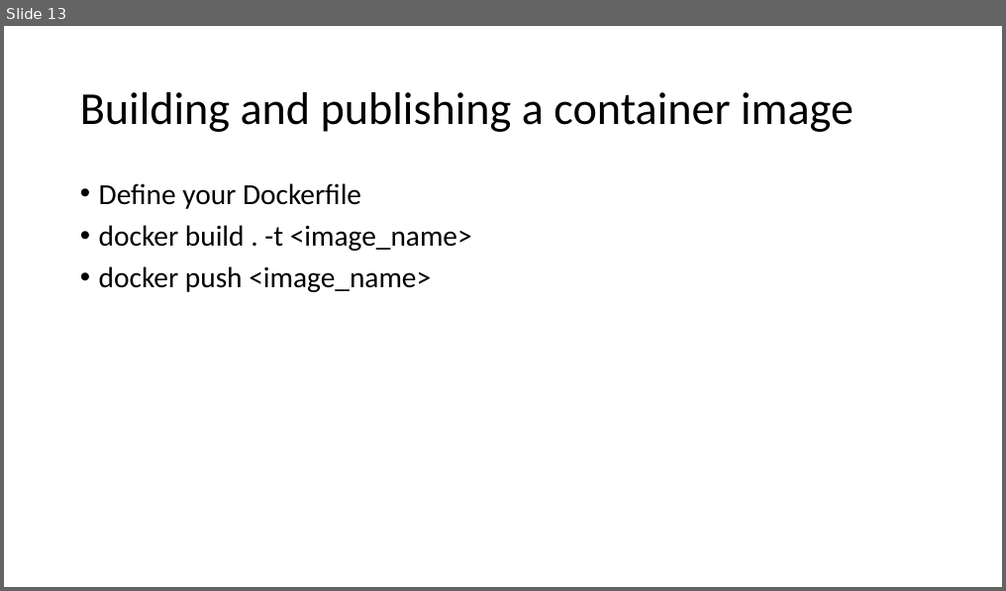
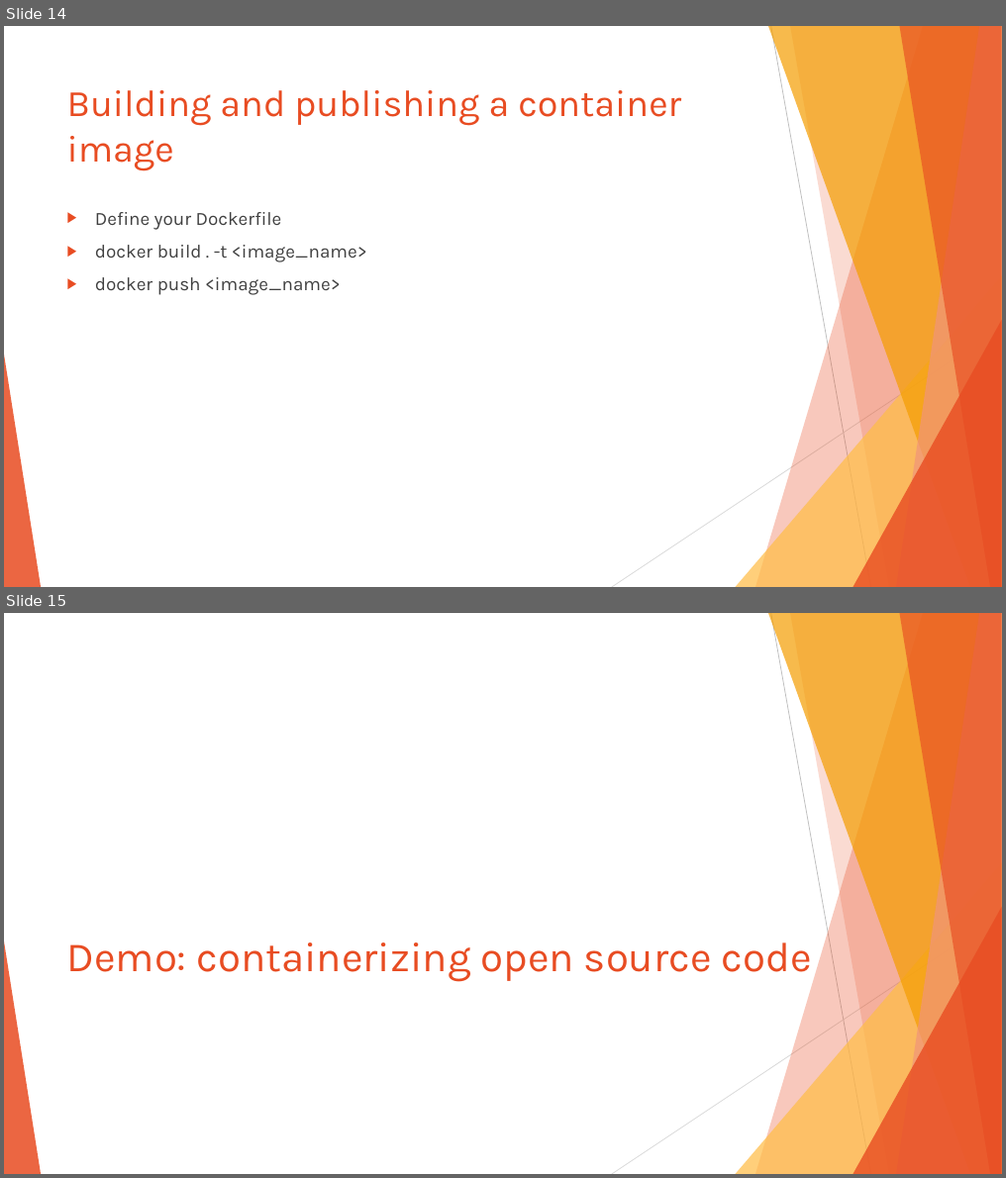
Before and after one commit to Ezekiel-DA/containerization_example, a slide deck: Containerization as an Open Science tool.pptx. Shown one above the other, each under a label of ours: slide 13 before the commit, slides 14 and 15 after it. The pictures are 1006x591 and 1006x1178 pixels, drawn with LibreOffice and Linux fonts; fonts in the diff are those of the drawing. Boxes give left, top, right and bottom in pixels: in the first picture for what was removed or moved away, otherwise in the second. Text is boxed around its words. In the diff, an @@ line names an element or a change of style, - is before the commit and + after.

```diff
--- a/Containerization as an Open Science tool.pptx
+++ b/Containerization as an Open Science tool.pptx
@@ slide 15 added at (4,613,1002,1174), background #FFFFFF; not listed: 10 template elements that a slide beside it also shows @@
@@ title added at (67,943,812,982), 40 pt, text #E84C22 @@
+Demo: containerizing open source code
@@ what was slide 13 is now slide 14 @@
@@ slide 14 changed as well @@
@@ title "Building and publishing a container ...": place and size @@
-title "Building and publishing a container ..." at (80,92,853,132)
+title "Building and publishing a container ..." at (67,90,681,171)
@@ title "Building and publishing a container ..." at (67,90,681,171): size 44 to 36 pt, font Calibri to Karla, text colour #000000 to #E84C22; line spacing 0.9 to 1; vertical alignment middle to top @@
@@ text "Define your Dockerfile": place and size @@
-text "Define your Dockerfile" at (99,183,472,292)
+text "Define your Dockerfile" at (95,212,367,295)
@@ text "Define your Dockerfile" at (95,212,367,295): size 28 to 18 pt, font Calibri to Karla, text colour #000000 to #404040; bullet • to ▶; line spacing 0.9 to 1 @@
@@ group added at (4,26,1002,587): 5 freeform shapes, 3 triangles, 2 lines @@
```
Also in this commit, not shown: 14 other slides changed, 2 other slides added, 3 slides removed.
